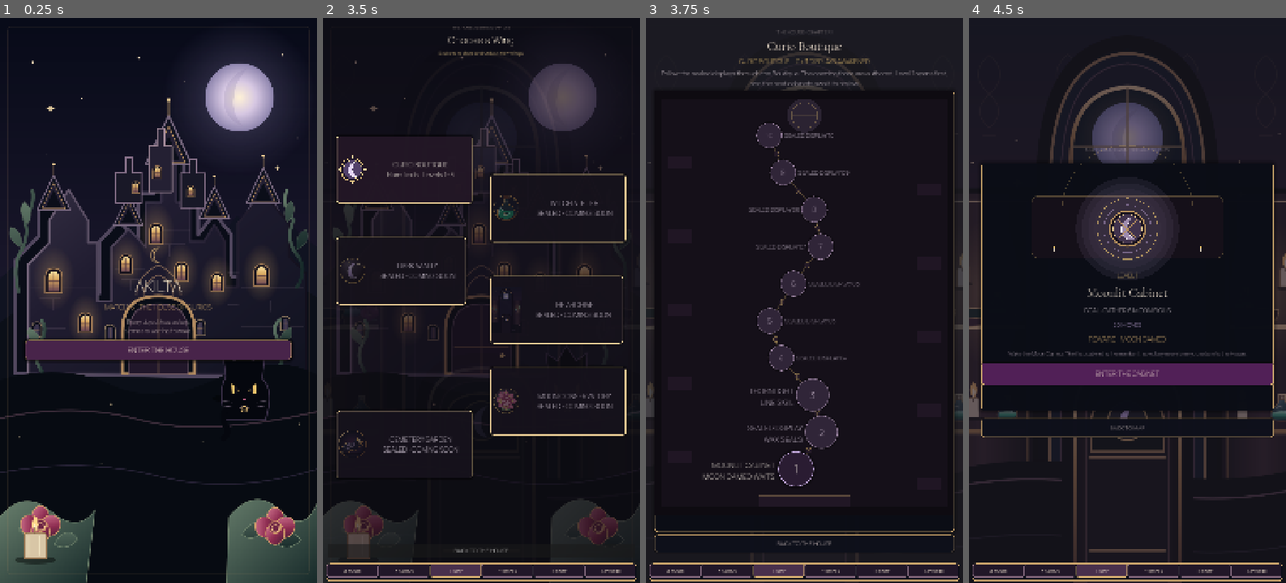
Above: before the commit, frames 1-4 (left to right).
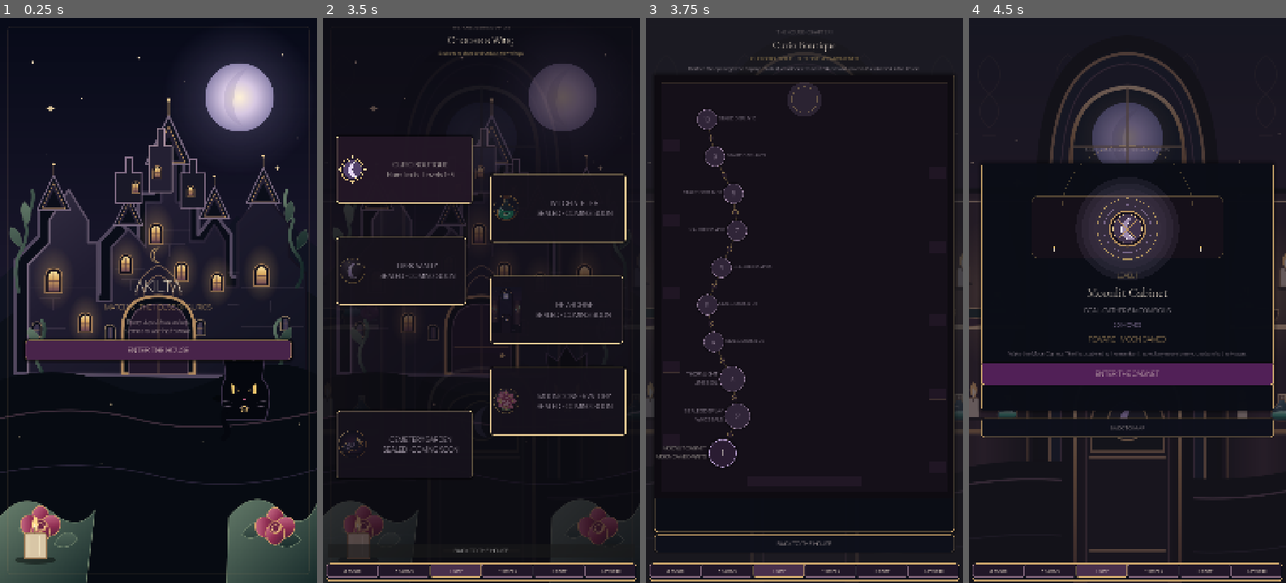
Above: after the commit, the same moments.

Repository: Jay-prodesign/akilta-match3
Game: Godot game, scene res://src/app/app_bootstrap.tscn
The game is run twice, just before and just after one commit, with the same random seed, the same clock (stepped at 60 frames per second) and the same inputs.
Inputs:
- Up to frame 1 (0.25 s): no input
- Up to frame 2 (3.5 s): click "ENTER THE HOUSE" at 0.5 s; click "RELIQUARY · 0 / 3" at 1.25 s; click "⌂ HOUSE" at 2 s; click "OPEN CURIO MAP" at 2.75 s
- Up to frame 3 (3.75 s): click "CURIO BOUTIQUE Rare finds · L…" at 3.5 s
- Up to frame 4 (4.5 s): click "1" at 4.25 s

Frames 1-2 are identical in both runs. In frame 3, 9.5% of the frame differs, in the area x 2-98%, y 4-88%; in frame 4, nothing differs.

Commit message:
polish: fit chapter route to mobile and clarify opening path

Diff:
--- a/src/ui/map/chapter_map.tscn
+++ b/src/ui/map/chapter_map.tscn
@@ -61,22 +61,22 @@
 [node name="Title" type="Label" parent="Layout"]
 layout_mode = 2
 theme_override_colors/font_color = Color(0.945, 0.91, 0.866, 1)
-theme_override_font_sizes/font_size = 42
+theme_override_font_sizes/font_size = 36
 text = "Curio Boutique"
 horizontal_alignment = 1
 
 [node name="Progress" type="Label" parent="Layout"]
 layout_mode = 2
 theme_override_colors/font_color = Color(0.851, 0.71, 0.416, 1)
-theme_override_font_sizes/font_size = 22
-text = "CURIO BOUTIQUE · 0 AWAKENINGS"
+theme_override_font_sizes/font_size = 18
+text = "CURIO BOUTIQUE · 0 / 3 DISPLAYS AWAKENED"
 horizontal_alignment = 1
 
 [node name="Intro" type="Label" parent="Layout"]
 layout_mode = 2
 theme_override_colors/font_color = Color(0.851, 0.804, 0.835, 1)
-theme_override_font_sizes/font_size = 22
-text = "Follow the sealed displays through the Boutique. The opening three are authored; Level 1 opens first, and the next cabinets await its review."
+theme_override_font_sizes/font_size = 16
+text = "Restore the opening three displays. Each ritual unlocks the next cabinet and leaves a Curio behind in the House."
 horizontal_alignment = 1
 autowrap_mode = 2
 
@@ -91,7 +91,7 @@
 vertical_scroll_mode = 1
 
 [node name="RouteView" type="Control" parent="Layout/RoutePanel/Scroll"]
-custom_minimum_size = Vector2(960, 1500)
+custom_minimum_size = Vector2(460, 1500)
 layout_mode = 2
 size_flags_horizontal = 3
 mouse_filter = 0
--- a/src/ui/map/chapter_route_view.gd
+++ b/src/ui/map/chapter_route_view.gd
@@ -13,7 +13,7 @@
 
 @export var canonical_level_cap: int = 1
 @export var visible_route_levels: int = 10
-@export var route_width: float = 960.0
+@export var route_width: float = 460.0
 @export var vertical_spacing: float = 126.0
 @export var top_margin: float = 150.0
 @export var bottom_margin: float = 155.0
@@ -58,7 +58,7 @@
 
 		var button := Button.new()
 		button.name = "Level%d" % level_number
-		var diameter := 122.0 if level_number == 1 else (112.0 if level_number <= 3 else 88.0)
+		var diameter := 96.0 if level_number == 1 else (88.0 if level_number <= 3 else 70.0)
 		button.position = center - Vector2.ONE * diameter * 0.5
 		button.size = Vector2.ONE * diameter
 		button.focus_mode = Control.FOCUS_ALL
@@ -69,10 +69,10 @@
 
 		var label := Label.new()
 		label.name = "Label%d" % level_number
-		label.size = Vector2(270.0, 64.0)
+		label.size = Vector2(176.0, 58.0)
 		label.vertical_alignment = VERTICAL_ALIGNMENT_CENTER
 		label.autowrap_mode = TextServer.AUTOWRAP_WORD_SMART
-		label.add_theme_font_size_override("font_size", 26 if level_number <= 3 else 20)
+		label.add_theme_font_size_override("font_size", 18 if level_number <= 3 else 15)
 		label.add_theme_color_override("font_color", BONE if level_number == 1 else Color("#D2C4D7"))
 		var on_right := center.x < route_width * 0.5
 		if on_right:
@@ -88,7 +88,7 @@
 
 func _center_for(level_number: int, content_height: float) -> Vector2:
 	var index := float(level_number - 1)
-	var wave := sin(index * 1.24) * 92.0
+	var wave := sin(index * 1.24) * 54.0
 	var x := route_width * 0.5 + wave
 	var y := content_height - bottom_margin - index * vertical_spacing
 	return Vector2(x, y)
@@ -159,7 +159,7 @@
 	button.add_theme_stylebox_override("disabled", box)
 	button.add_theme_color_override("font_color", BONE if open else Color("#D2C4D7"))
 	button.add_theme_color_override("font_disabled_color", Color("#B6A6B9"))
-	button.add_theme_font_size_override("font_size", 40 if button.name == "Level1" else (32 if int(button.name.trim_prefix("Level")) <= 3 else 27))
+	button.add_theme_font_size_override("font_size", 30 if button.name == "Level1" else (27 if int(button.name.trim_prefix("Level")) <= 3 else 22))
 
 func _draw() -> void:
 	var content := Rect2(Vector2.ZERO, size)
@@ -188,7 +188,7 @@
 	var route_color := Color(GOLD)
 	route_color.a = 0.28
 	if route_points.size() > 1:
-		draw_polyline(route_points, route_color, 4.0, true)
+		draw_polyline(route_points, route_color, 3.0, true)
 
 	# House-native route seals replace generic three-star/candy-map shorthand.
 	for level_number in range(1, visible_route_levels):
@@ -203,8 +203,8 @@
 	# Narrow shelf/alcove hints prevent the scroll from feeling like an empty list.
 	for shelf_index in range(5):
 		var y := 220.0 + float(shelf_index) * 250.0
-		var left := Rect2(42.0, y, 82.0, 44.0)
-		var right := Rect2(size.x - 124.0, y + 92.0, 82.0, 44.0)
+		var left := Rect2(24.0, y, 58.0, 40.0)
+		var right := Rect2(size.x - 82.0, y + 92.0, 58.0, 40.0)
 		draw_rect(left, Color("#201624"), true)
 		draw_rect(right, Color("#201624"), true)
 		draw_line(left.position + Vector2(0, left.size.y), left.end, Color(GOLD, 0.15), 1.5)
@@ -212,6 +212,6 @@
 
 	# Entry threshold anchors Level 1 to the House below.
 	var first_center := get_level_center(1)
-	var threshold := Rect2(size.x * 0.35, first_center.y + 90.0, size.x * 0.30, 38.0)
+	var threshold := Rect2(size.x * 0.31, first_center.y + 78.0, size.x * 0.38, 34.0)
 	draw_rect(threshold, Color("#211725"), true)
 	draw_line(threshold.position, threshold.position + Vector2(threshold.size.x, 0), Color(GOLD, 0.30), 2.0)
--- a/tests/visual/capture_level1_journey.gd
+++ b/tests/visual/capture_level1_journey.gd
@@ -51,6 +51,14 @@
 	await _frames(3)
 	if String(app.current_route_name()) != "map":
 		return _fail(app, "Curio Boutique -> Chapter Map failed")
+	var map_screen = app.current_screen()
+	var route_view: Control = map_screen.get_node_or_null("Layout/RoutePanel/Scroll/RouteView") as Control if map_screen != null else null
+	if route_view == null or route_view.custom_minimum_size.x > 500.0:
+		return _fail(app, "chapter route must fit the 540px mobile review width without a desktop-width canvas")
+	for level_number in [1, 2, 3]:
+		var level_label: Label = route_view.get_node_or_null("Label%d" % level_number) as Label
+		if level_label == null or level_label.text.strip_edges() == "":
+			return _fail(app, "opening level %d must have readable map identity" % level_number)
 	if not await _save(app, "journey-02-chapter-map.png"):
 		return
 
Not shown, changed: .github/workflows/p0-visual.yml
